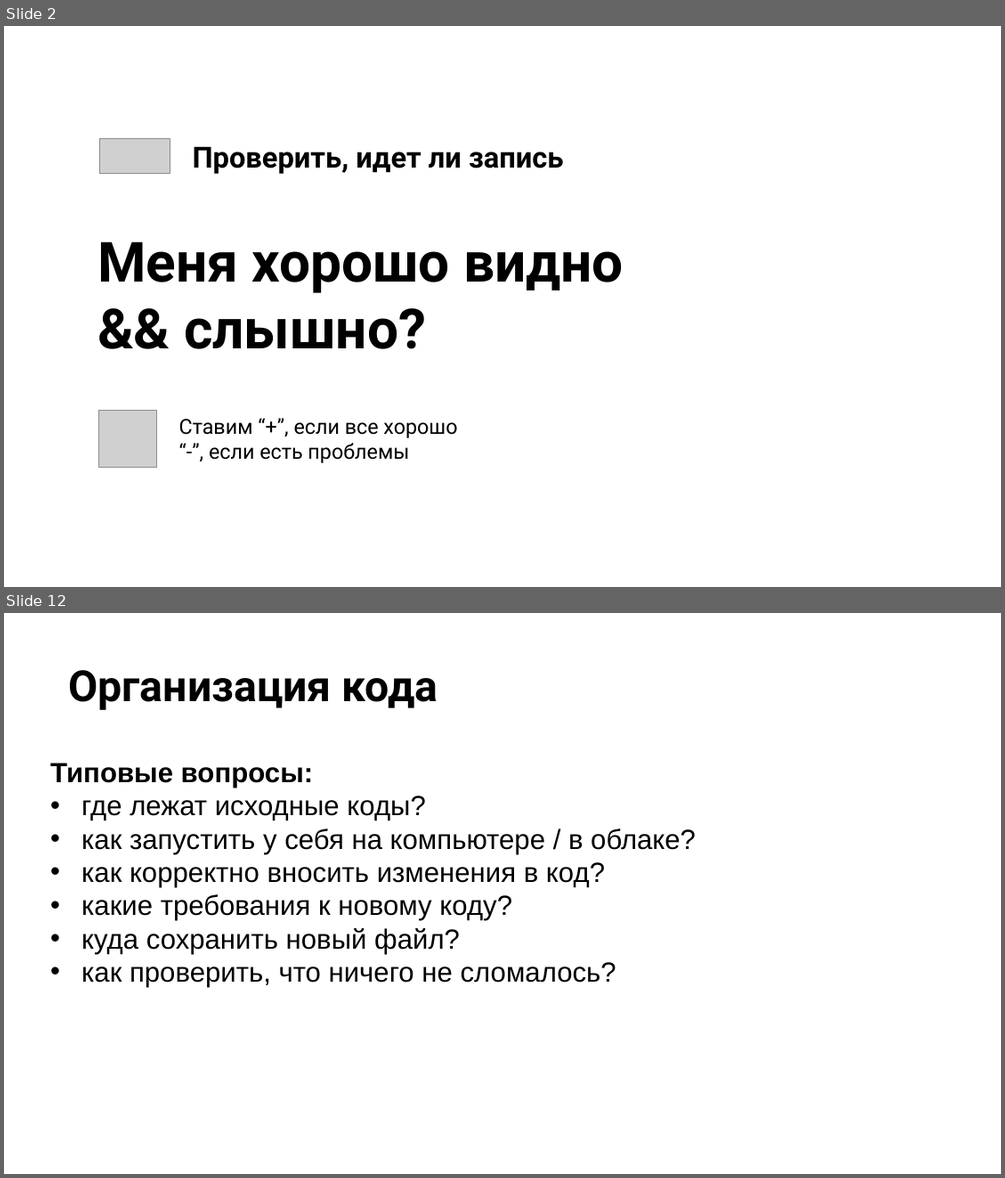
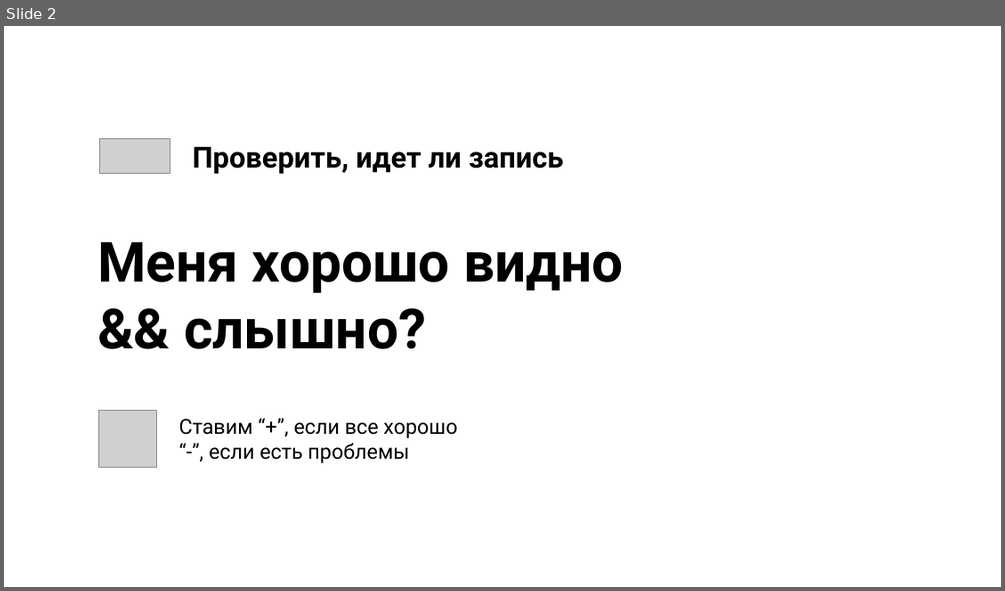
Before and after one commit to stureiko/Otus_lectures, a slide deck: MLOps/12 - Облачная инфраструктура/Presentation/Cloud infrastructure.pptx. Shown one above the other, each under a label of ours: slides 2 and 12 before the commit, slide 2 after it; the slides between them are not shown. The pictures are 1005x1178 and 1005x591 pixels, drawn with LibreOffice and Linux fonts; fonts in the diff are those of the drawing; grey boxes stand for pictures; background and template pictures are left out. Boxes give left, top, right and bottom in pixels: in the first picture for what was removed or moved away, otherwise in the second. Text is boxed around its words. In the diff, an @@ line names an element or a change of style, - is before the commit and + after.

```diff
--- a/MLOps/12 - Облачная инфраструктура/Presentation/Cloud infrastructure.pptx
+++ b/MLOps/12 - Облачная инфраструктура/Presentation/Cloud infrastructure.pptx
@@ slide 12 removed at (4,613,1001,1174), background picture (left out) @@
@@ title removed at (68,670,438,710) @@
-Организация кода
@@ text removed at (50,763,696,987) @@
-Типовые вопросы:
-• где лежат исходные коды?
-• как запустить у себя на компьютере / в облаке?
-• как корректно вносить изменения в код?
-• какие требования к новому коду?
-• куда сохранить новый файл?
-• как проверить, что ничего не сломалось?
```
Also in this commit, not shown: 8 slides changed, 12 slides added, 30 other slides removed, 4 other files.
